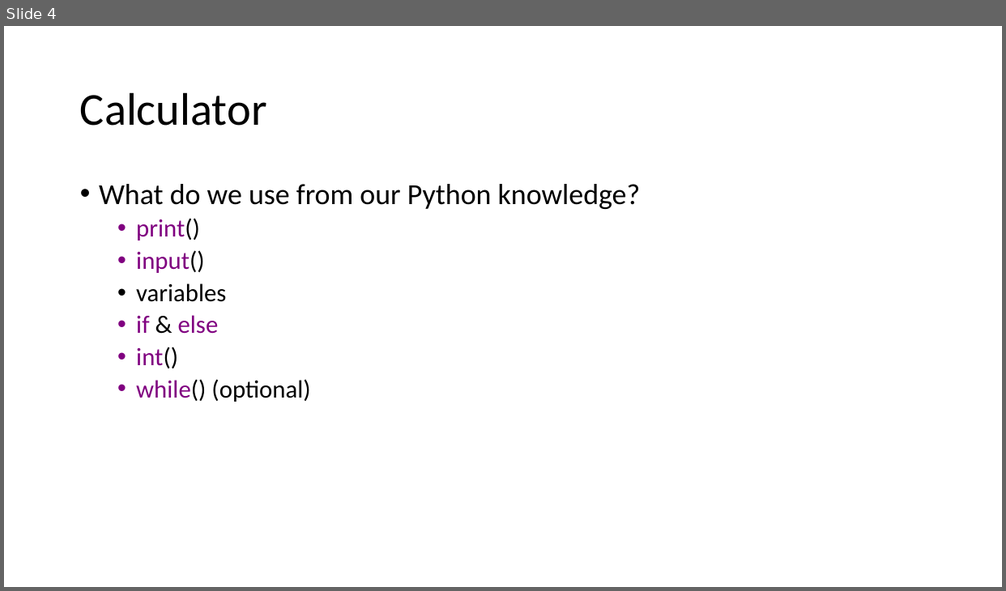
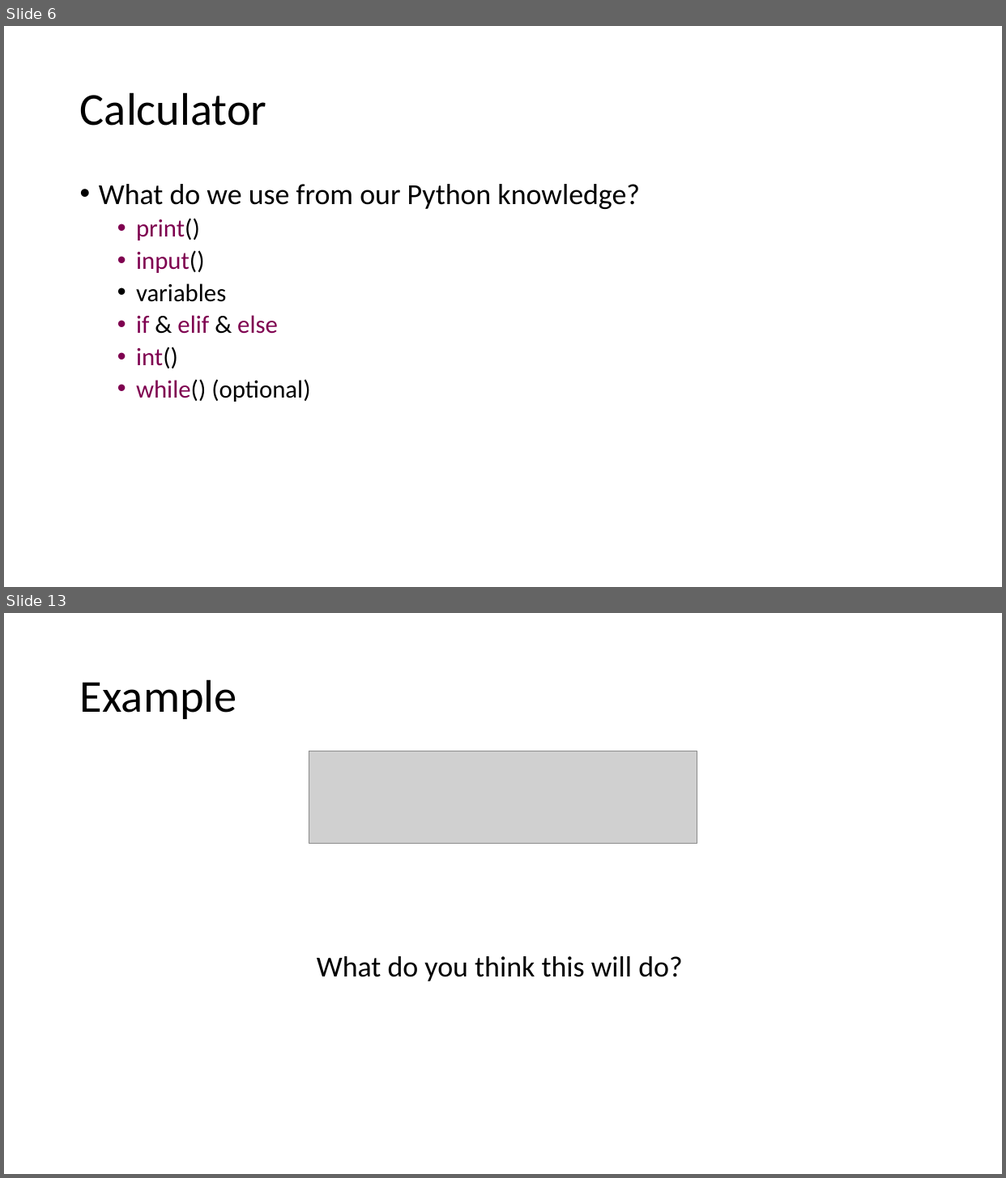
Before and after one commit to JoZonneveld/TCR-python-lessons, a slide deck: Lessons/Lesson 2/Building a calculator.pptx. Shown one above the other, each under a label of ours: slide 4 before the commit, slides 6 and 13 after it; the slides between them are not shown. The pictures are 1006x591 and 1006x1178 pixels, drawn with LibreOffice and Linux fonts; fonts in the diff are those of the drawing; grey boxes stand for pictures; background and template pictures are left out. Boxes give left, top, right and bottom in pixels: in the first picture for what was removed or moved away, otherwise in the second. Text is boxed around its words. In the diff, an @@ line names an element or a change of style, - is before the commit and + after.

```diff
--- a/Lessons/Lesson 2/Building a calculator.pptx
+++ b/Lessons/Lesson 2/Building a calculator.pptx
@@ slide 13 added at [4,613,1002,1174], background #FFFFFF @@
@@ title added at [80,679,237,719], 44 pt, text #000000 @@
+Example
@@ picture added at [309,752,697,844] @@
@@ text added at [317,956,682,982], 28 pt, text #000000 @@
+What do you think this will do?
@@ what was slide 4 is now slide 6 @@
@@ slide 6 changed as well @@
@@ text at [136,218,310,402]: text colour #800080 to #7F0050 in "print()", "input()", "int()", "while()" @@
@@ text at [136,315,278,334]: text changed; text colour #800080 to #7F0050 @@
-  • if & else
+  • if & elif & else
```
Also in this commit, not shown: 1 other slide changed, 10 other slides added, 1 slide removed, 2 other files.
